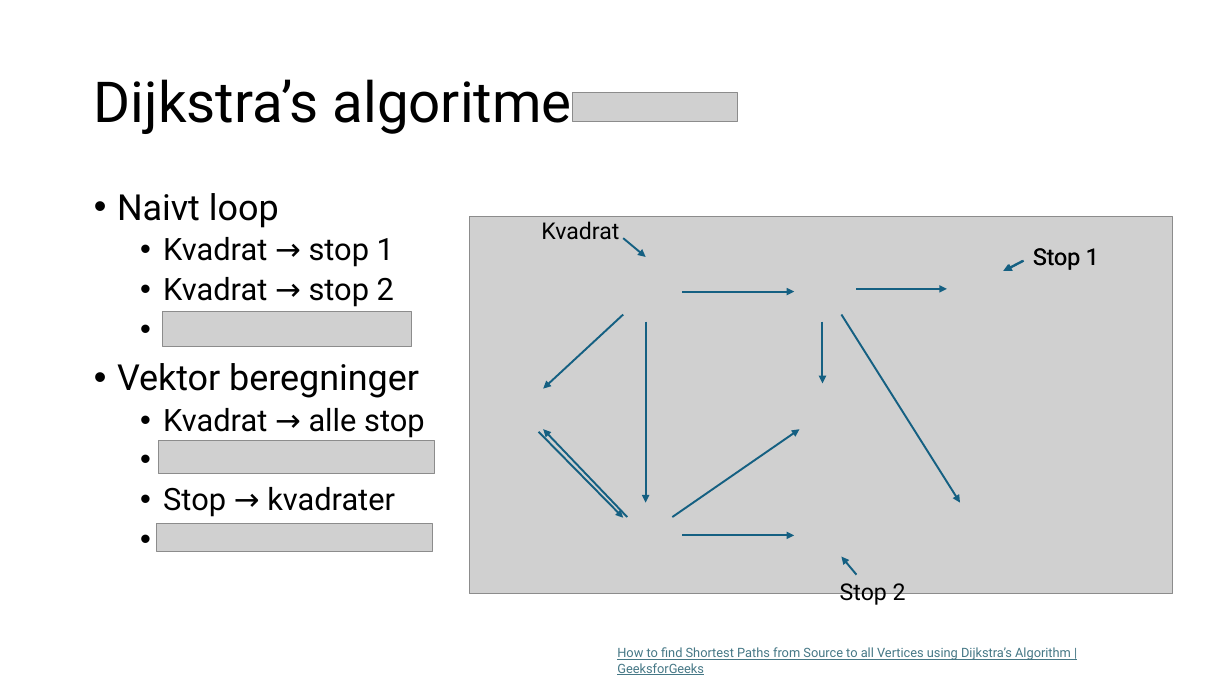
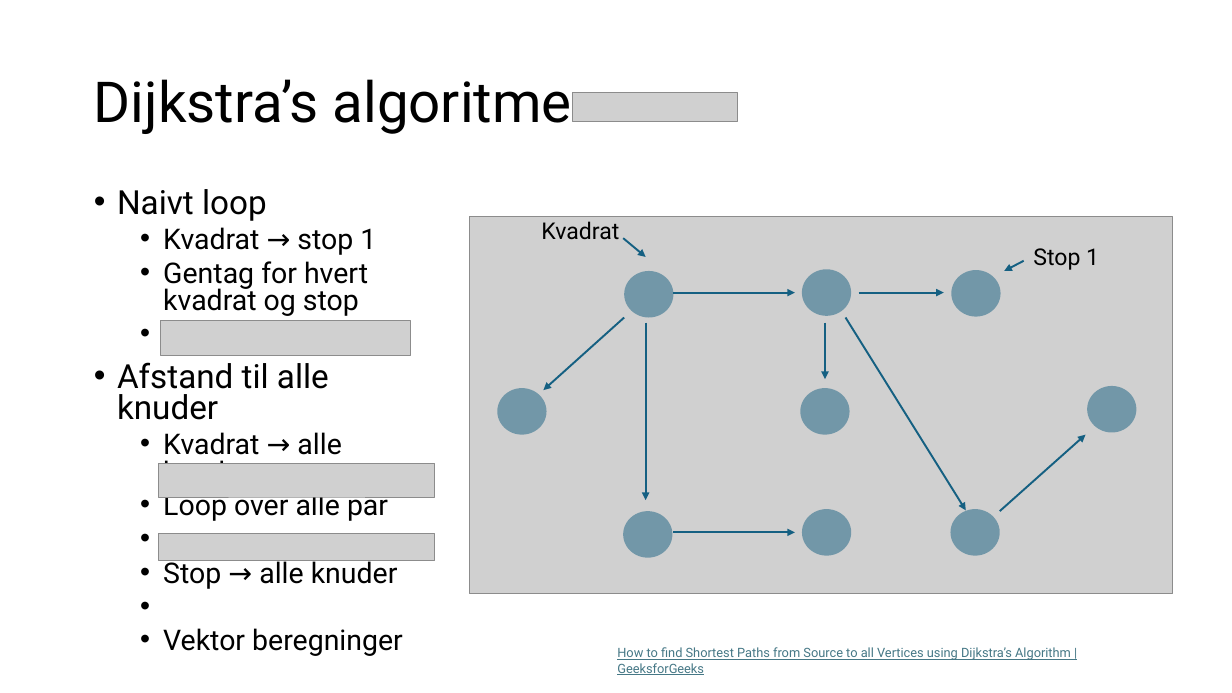
Before and after one commit to midttrafik/Kvadratnet, a slide deck: slide 19 of ERFA_præsentation.pptx (slide 6 before the commit). Drawn at 1232x693 pixels with LibreOffice and Linux fonts; fonts in the diff are those of the drawing; grey boxes stand for pictures. Boxes give left, top, right and bottom in pixels: in the first picture for what was removed or moved away, otherwise in the second. Text is boxed around its words. In the diff, an @@ line names an element or a change of style, - is before the commit and + after.

```diff
--- a/ERFA_præsentation.pptx
+++ b/ERFA_præsentation.pptx
@@ text at (117,189,376,255): size 28 to 25.9 pt in "Naivt loop"; size 24 to 22.2 pt in "Kvadrat → stop 1"; size 28 to 22.2 pt in "Vektor beregninger"; line spacing 0.9 to 0.8; list level 1 to 2 in "Vektor beregninger" @@
@@ text at (117,261,398,589): text changed; size 24 to 22.2 pt @@
-  • Kvadrat → stop 2
+  • Gentag for hvert kvadrat og stop
+• Afstand til alle knuder
+  • Kvadrat → alle knuder
+  • Loop over alle par
+  • Stop → alle knuder
@@ ellipse added at (802,269,851,315), fill #156082 at 50% opacity @@
@@ ellipse added at (625,271,674,317), fill #156082 at 50% opacity @@
@@ arrow moved from (682, 292) - (795, 292) to (674, 293) - (795, 293) @@
@@ arrow moved from (857, 289) - (947, 289) to (859, 293) - (944, 293) @@
@@ ellipse added at (952,270,1001,316), fill #156082 at 50% opacity @@
@@ picture: place and size @@
-picture at (163,311,412,347)
+picture at (161,321,410,356)
@@ arrow moved from (623, 314) - (543, 389) to (625, 318) - (543, 390) @@
@@ arrow moved from (823, 322) - (823, 384) to (825, 323) - (825, 379) @@
@@ arrow moved from (842, 314) - (960, 503) to (846, 318) - (966, 510) @@
@@ ellipse added at (497,388,546,434), fill #156082 at 50% opacity @@
@@ ellipse added at (800,388,849,434), fill #156082 at 50% opacity @@
@@ ellipse added at (1088,386,1137,433), fill #156082 at 50% opacity @@
@@ text at (163,408,425,517): paragraphs removed @@
-  • Kvadrat → alle stop
-  • Stop → kvadrater
@@ arrow removed from (628, 518) to (543, 430) @@
@@ arrow removed from (673, 518) to (799, 430) @@
@@ arrow moved from (539, 432) - (623, 518) to (1000, 511) - (1086, 434) @@
@@ picture: place and size @@
-picture at (158,440,434,473)
+picture at (159,463,435,496)
@@ ellipse added at (802,509,851,555), fill #156082 at 50% opacity @@
@@ ellipse added at (951,509,1000,555), fill #156082 at 50% opacity @@
@@ picture: place and size @@
-picture at (156,524,433,551)
+picture at (159,534,435,561)
@@ ellipse added at (623,511,672,557), fill #156082 at 50% opacity @@
@@ arrow moved from (682, 535) - (795, 535) to (674, 532) - (795, 532) @@
@@ arrow removed from (857, 575) to (842, 556) @@
@@ text removed at (840,583,887,606) @@
-Stop 1
@@ text removed at (893,583,906,606) @@
-Stop 2
```
Also in this commit, not shown: 3 other slides changed, 13 slides added.
